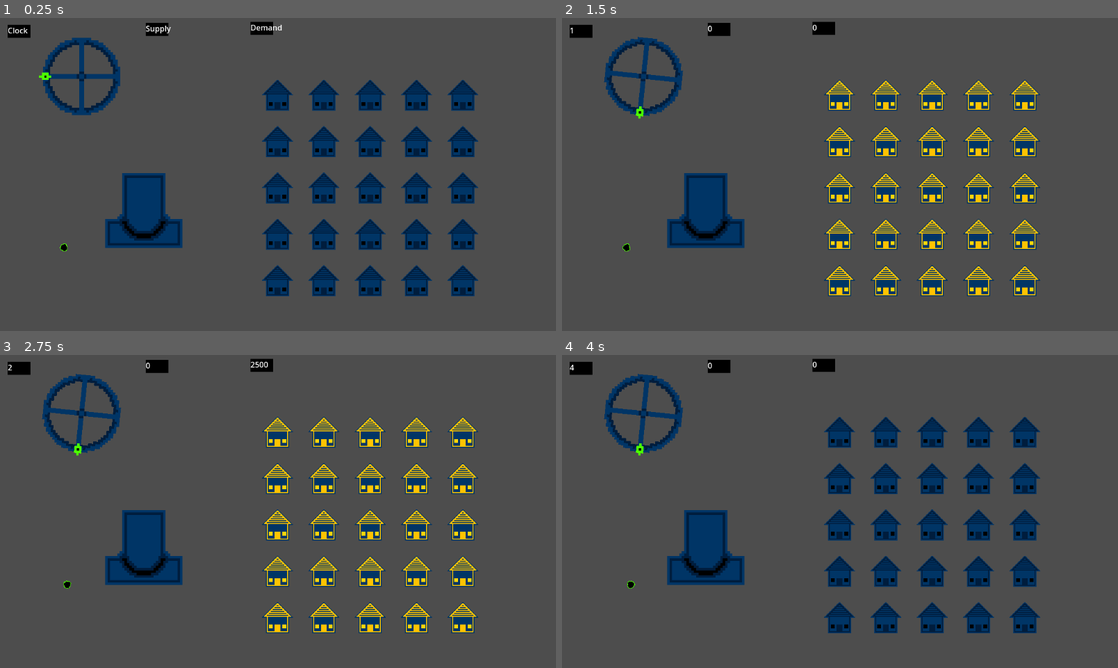
Above: before the commit, frames 1-4 (two rows, left to right).
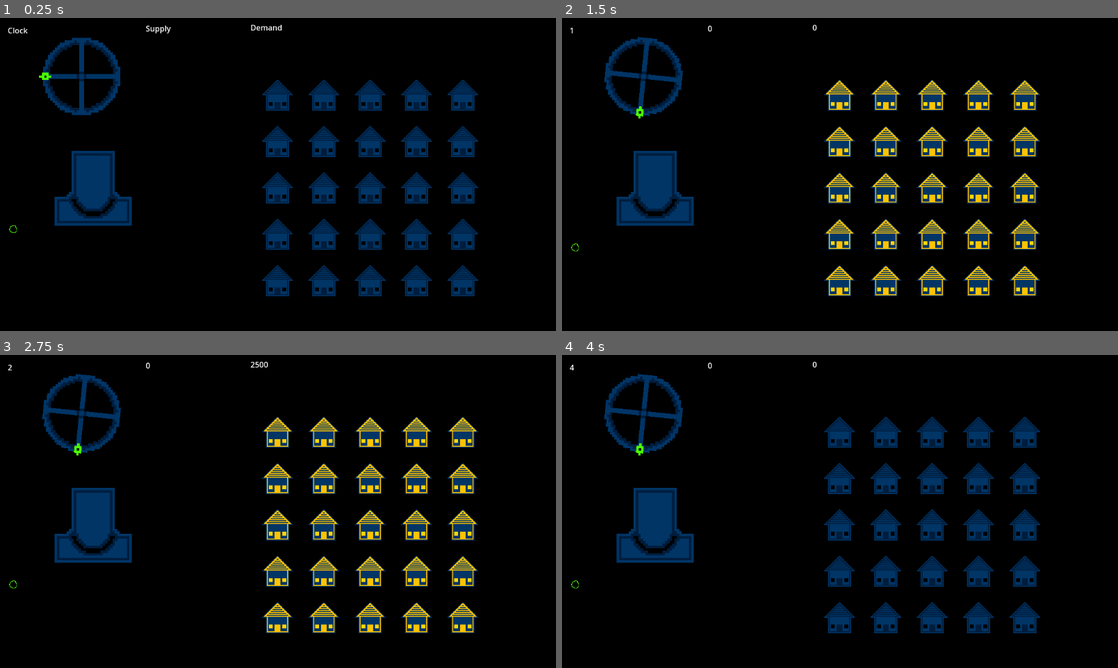
Above: after the commit, the same moments.

Repository: CWmain/BigModeGameJam2025
Game: Godot game, scene res://Levels/main_scene.tscn
Two runs of this game, one before a commit and one after it. Both use one fixed random seed, a clock stepped at 60 frames per second and the inputs below.
Inputs (mouse positions are in pixels of both pictures, inside the frame that each line leads up to):
- Up to frame 1 (0.25 s): no input
- Up to frame 2 (1.5 s): tap Enter at 0.5 s; move the mouse to (606, 77) at 0.52 s; press the mouse at (606, 77) at 0.53 s; tap Space at 1.25 s; move the mouse to (623, 246) at 1.27 s; release the mouse at (623, 246) at 1.28 s; tap T (Test_Click) at 1.35 s
- Up to frame 3 (2.75 s): tap Enter at 2 s; move the mouse to (333, 442) at 2.02 s; press the mouse at (333, 442) at 2.03 s
- Up to frame 4 (4 s): tap Space at 2.75 s; move the mouse to (812, 574) at 2.77 s; release the mouse at (812, 574) at 2.78 s; tap T (Test_Click) at 2.85 s; tap Enter at 3.5 s; move the mouse to (1006, 558) at 3.52 s; press the mouse at (1006, 558) at 3.53 s

The runs differ from the first frame. In frame 1, 89% of the frame differs, in the area x 0-100%, y 0-100%; in frame 2, 89%; in frame 3, 89%; in frame 4, 89%.

Commit message:
Made the background black in the editor enviroment, moved furnance to be more inline

Diff:
--- a/Levels/main_scene.tscn
+++ b/Levels/main_scene.tscn
@@ -56,7 +56,7 @@
 sm = NodePath("../../SupplyManager")
 
 [node name="CoalGenerator" parent="." instance=ExtResource("10_gfq1h")]
-position = Vector2(298, 396)
+position = Vector2(193, 350)
 
 [node name="Coal" parent="." instance=ExtResource("9_xfwi0")]
-position = Vector2(132, 455)
+position = Vector2(27, 409)
--- a/project.godot
+++ b/project.godot
@@ -40,3 +40,4 @@
 [rendering]
 
 textures/canvas_textures/default_texture_filter=0
+environment/defaults/default_clear_color=Color(0, 0, 0, 1)
